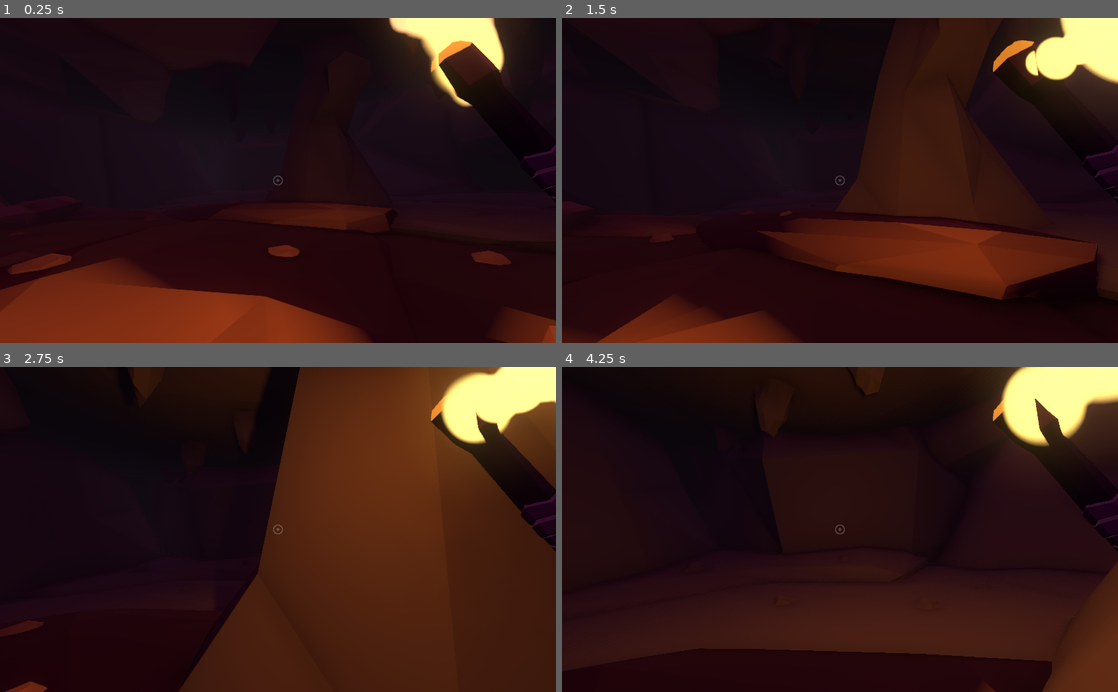
Above: before the commit, frames 1-4 (two rows, left to right).
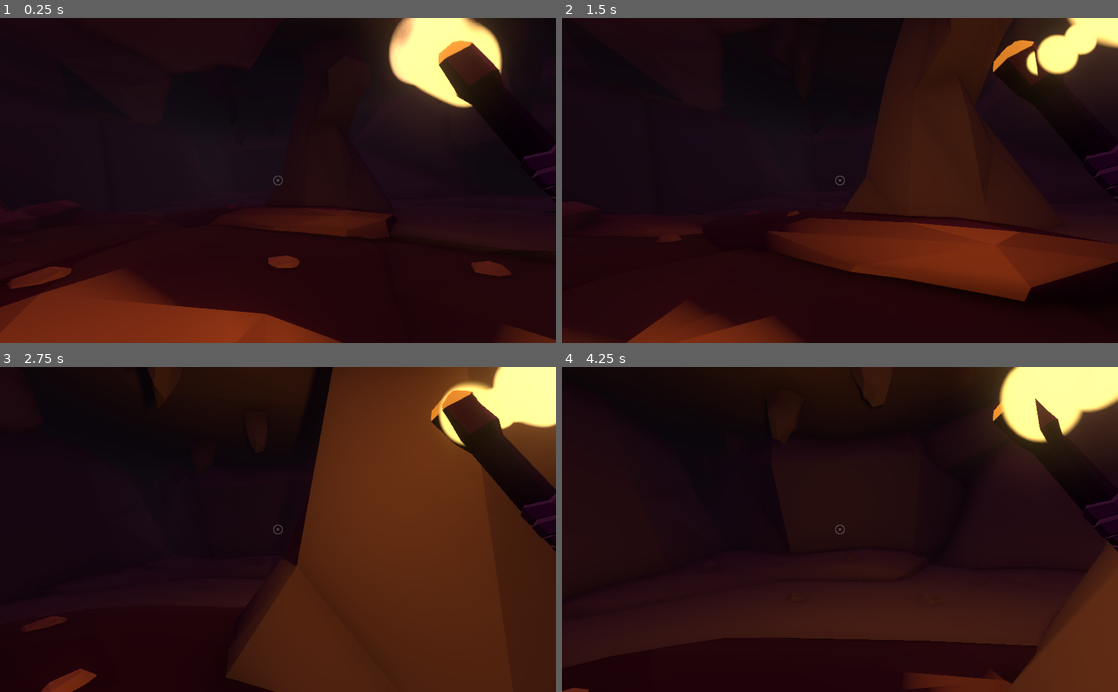
Above: after the commit, the same moments.

Repository: Anemony22/Creative-Jam-2021
Game: Godot game, scene res://scenes/levels/Main.tscn
The game is run twice, just before and just after one commit, with the same random seed, the same clock (stepped at 60 frames per second) and the same inputs.
Inputs (mouse positions are in pixels of both pictures, inside the frame that each line leads up to):
- Up to frame 1 (0.25 s): no input
- Up to frame 2 (1.5 s): tap Enter at 0.5 s; move the mouse to (867, 180) at 0.52 s; hold W (move_forward) from 0.53 s (still down); move the mouse to (812, 180) at 1.27 s
- Up to frame 3 (2.75 s): keep holding W (move_forward); move the mouse to (289, 523) at 2.02 s
- Up to frame 4 (4.25 s): keep holding W (move_forward); move the mouse to (834, 536) at 2.77 s; move the mouse to (878, 532) at 3.52 s

The runs differ from the first frame. In frame 1, 8.6% of the frame differs, in the area x 0-100%, y 0-100%; in frame 2, 4.6%; in frame 3, 10%; in frame 4, 5.5%.

Commit message:
Fixed player climbing and vaulting

Diff:
--- a/scenes/entities/Player.gd
+++ b/scenes/entities/Player.gd
@@ -31,14 +31,6 @@
 		$CameraPivot.rotation.x = clamp($CameraPivot.rotation.x, -1.2, 1.2)
 
 func _physics_process(delta):
-	velocity.y += gravity * delta
-	var desired_velocity = get_input() * max_speed
-
-	velocity.x = desired_velocity.x
-	velocity.z = desired_velocity.z
-	velocity = move_and_slide(velocity, Vector3.UP, true)
-
-func _process(delta):
 	$TorchPivot.rotation.x = lerp($TorchPivot.rotation.x, $CameraPivot.rotation.x, 0.2)
 
 	var angle_diff = prev_angle - rotation.y
@@ -51,3 +43,10 @@
 	$TorchPivot.rotation.y = lerp(clamp(angle_diff, -0.35, 0.35), 0, 0.5)
 
 	prev_angle = rotation.y + $TorchPivot.rotation.y
+
+	velocity.y += gravity * delta
+	var desired_velocity = get_input() * max_speed
+
+	velocity.x = desired_velocity.x
+	velocity.z = desired_velocity.z
+	velocity = move_and_slide(velocity, Vector3.UP, true)
--- a/scenes/entities/Player.tscn
+++ b/scenes/entities/Player.tscn
@@ -8,6 +8,9 @@
 radius = 1.49692
 height = 0.002
 
+[sub_resource type="BoxShape" id=2]
+extents = Vector3( 1.6, 0.296, 1.6 )
+
 [node name="Player" type="KinematicBody"]
 transform = Transform( 1, 0, 0, 0, 1, 0, 0, 0, 1, 0, 3.06416, 0 )
 script = ExtResource( 1 )
@@ -16,6 +19,10 @@
 [node name="CollisionShape" type="CollisionShape" parent="."]
 transform = Transform( 1, 0, 0, 0, -4.37114e-08, 1, 0, -1, -4.37114e-08, 0, 0, -0.254985 )
 shape = SubResource( 1 )
+
+[node name="CollisionShape2" type="CollisionShape" parent="."]
+transform = Transform( 1, 0, 0, 0, 1, 0, 0, 0, 1, 0, -0.908657, 0 )
+shape = SubResource( 2 )
 
 [node name="CameraPivot" type="Spatial" parent="."]
 transform = Transform( 1, 0, 0, 0, 1, 0, 0, 0, 1, 0, 0.484852, 0 )
--- a/scenes/levels/Main.tscn
+++ b/scenes/levels/Main.tscn
@@ -30,6 +30,9 @@
 [ext_resource path="res://scenes/environment/rocks/small/small_rock4.tscn" type="PackedScene" id=28]
 [ext_resource path="res://scenes/environment/rocks/small/small_rock5.tscn" type="PackedScene" id=29]
 
+[sub_resource type="BoxShape" id=3]
+extents = Vector3( 30, 1, 30 )
+
 [sub_resource type="PlaneMesh" id=1]
 size = Vector2( 30, 30 )
 
@@ -584,6 +587,16 @@
 
 [node name="medium_rock21" parent="CaveBase/Decor" instance=ExtResource( 20 )]
 transform = Transform( 0.599153, -1.6611, -0.0717437, -0.403444, -0.21923, 1.70662, -1.61296, -0.5622, -0.453522, 13.5243, 5.02929, 12.1695 )
+
+[node name="Height Collision" type="StaticBody" parent="CaveBase"]
+transform = Transform( 1, 0, 0, 0, 1, 0, 0, 0, 1, 0, 8.08845, 0 )
+__meta__ = {
+"_edit_group_": true,
+"_edit_lock_": true
+}
+
+[node name="CollisionShape" type="CollisionShape" parent="CaveBase/Height Collision"]
+shape = SubResource( 3 )
 
 [node name="Outside" type="Node" parent="."]
 __meta__ = {
Not shown: 1 places in scenes/entities/Player.tscn that only renumber resources
Not shown: 1 places in scenes/levels/Main.tscn that only renumber resources
